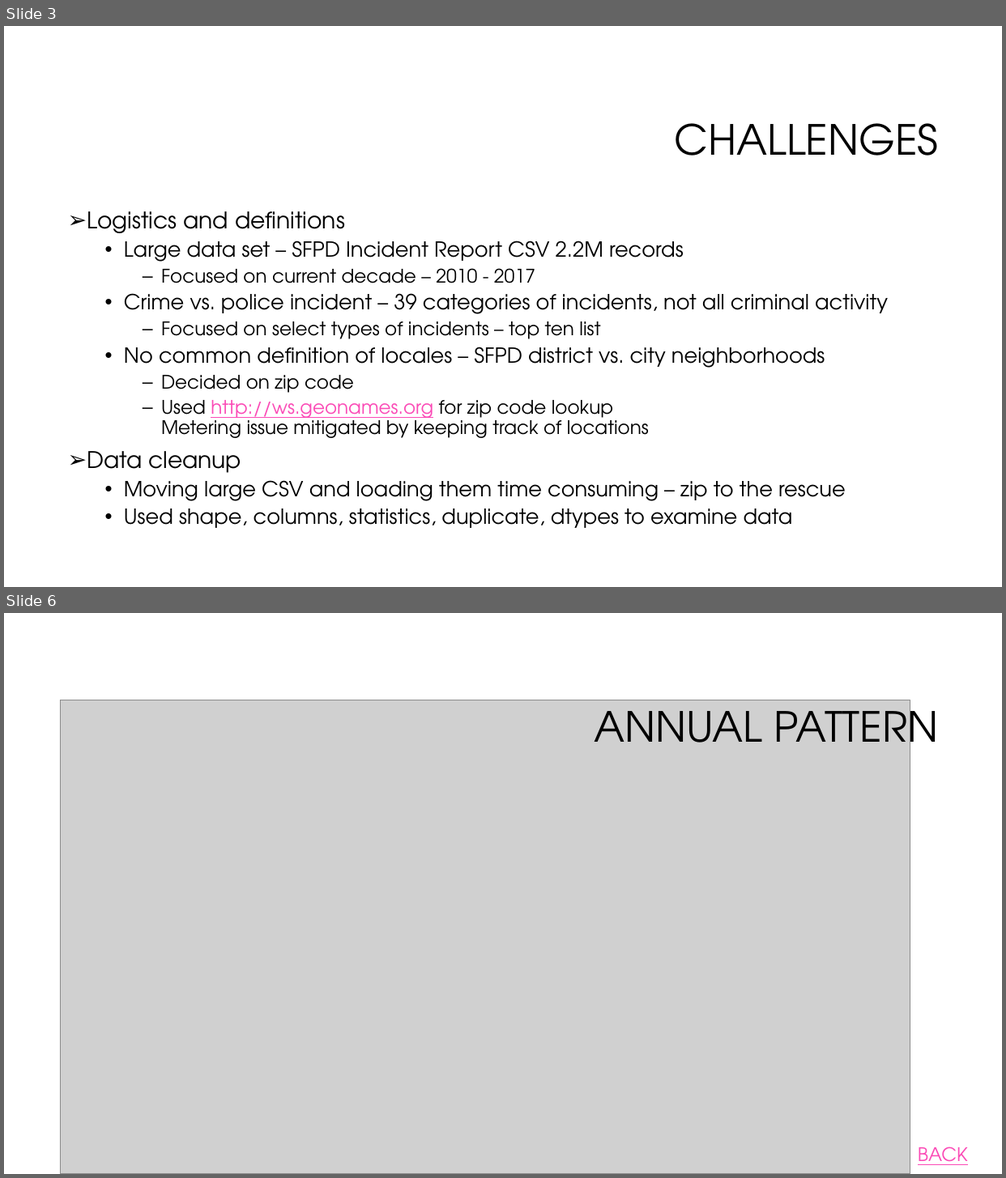
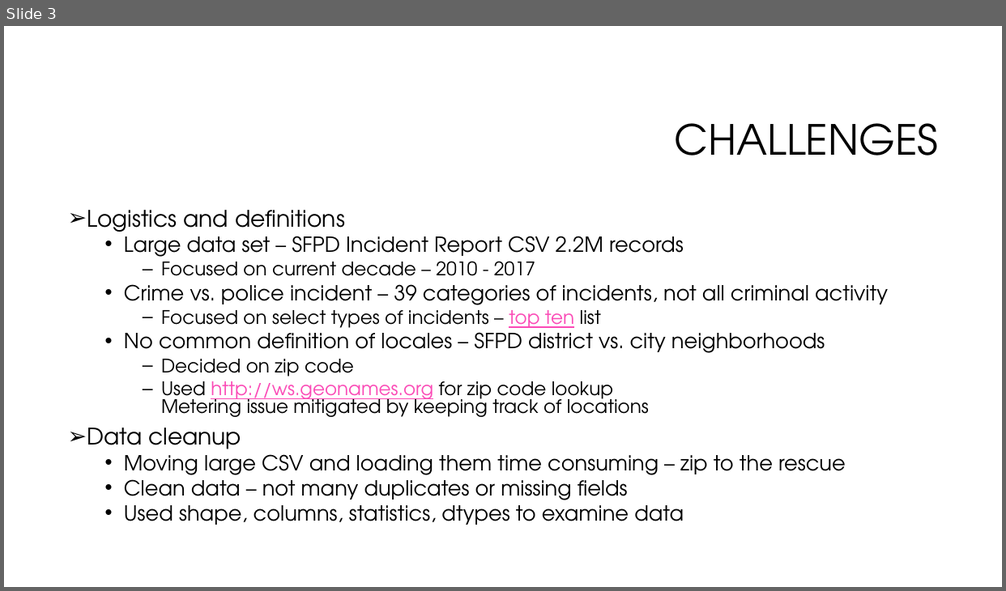
Before and after one commit to rayraysheng/san-francisco-police-incidents-2010-to-2017, a slide deck: Presentation.pptx. Shown one above the other, each under a label of ours: slides 3 and 6 before the commit, slide 3 after it; the slides between them are not shown. The pictures are 1006x1178 and 1006x591 pixels, drawn with LibreOffice and Linux fonts; fonts in the diff are those of the drawing; grey boxes stand for pictures; background and template pictures are left out. Boxes give left, top, right and bottom in pixels: in the first picture for what was removed or moved away, otherwise in the second. Text is boxed around its words. In the diff, an @@ line names an element or a change of style, - is before the commit and + after.

```diff
--- a/Presentation.pptx
+++ b/Presentation.pptx
@@ slide 6 removed at <box>4,613,1002,1174</box>, background #FFFFFF @@
@@ picture removed at <box>60,700,910,1174</box> @@
@@ title removed at <box>594,698,938,761</box> @@
-ANNUAL PATTERN
@@ text removed at <box>918,1147,968,1165</box> @@
-BACK
@@ slide 3 changed as well @@
@@ text at <box>87,210,888,480</box>: text colour #000000 to #FB4AB6, underline on in "top ten"; line spacing 0.9 to 0.8 @@
@@ text at <box>124,474,684,525</box>: text changed @@
-  • Used shape, columns, statistics, duplicate, dtypes to examine data
+  • Clean data – not many duplicates or missing fields
+  • Used shape, columns, statistics, dtypes to examine data
```
Also in this commit, not shown: 4 other slides changed, 13 slides added, 1 other slide removed.
